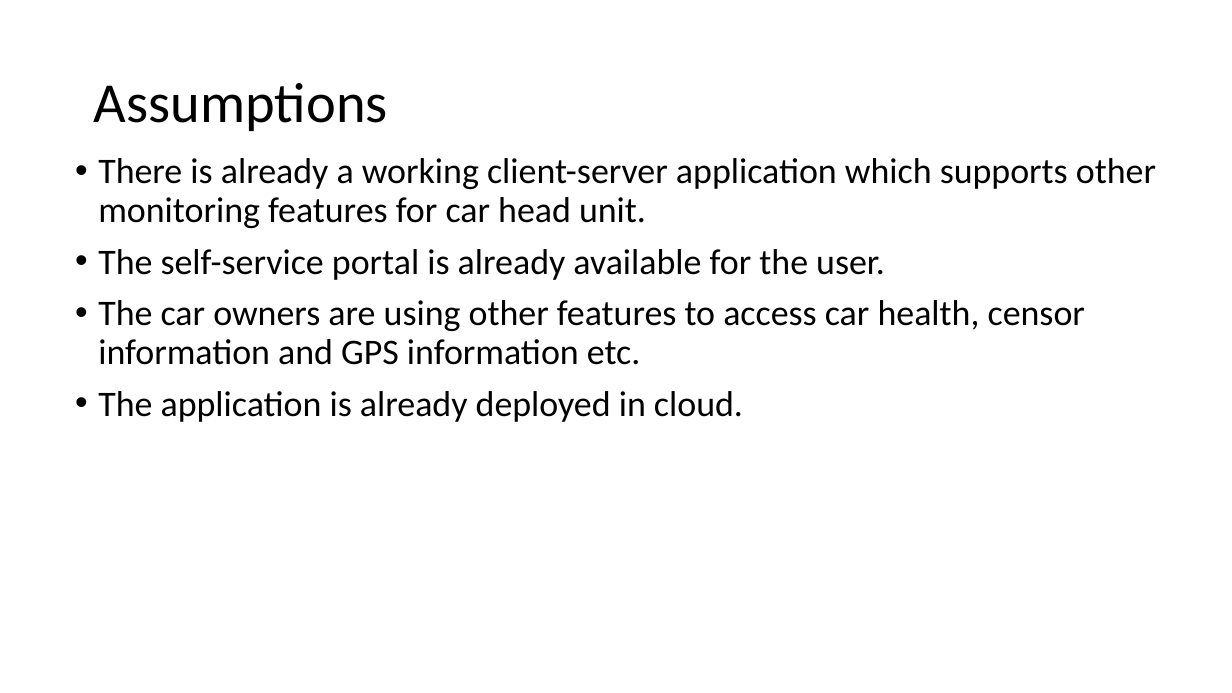
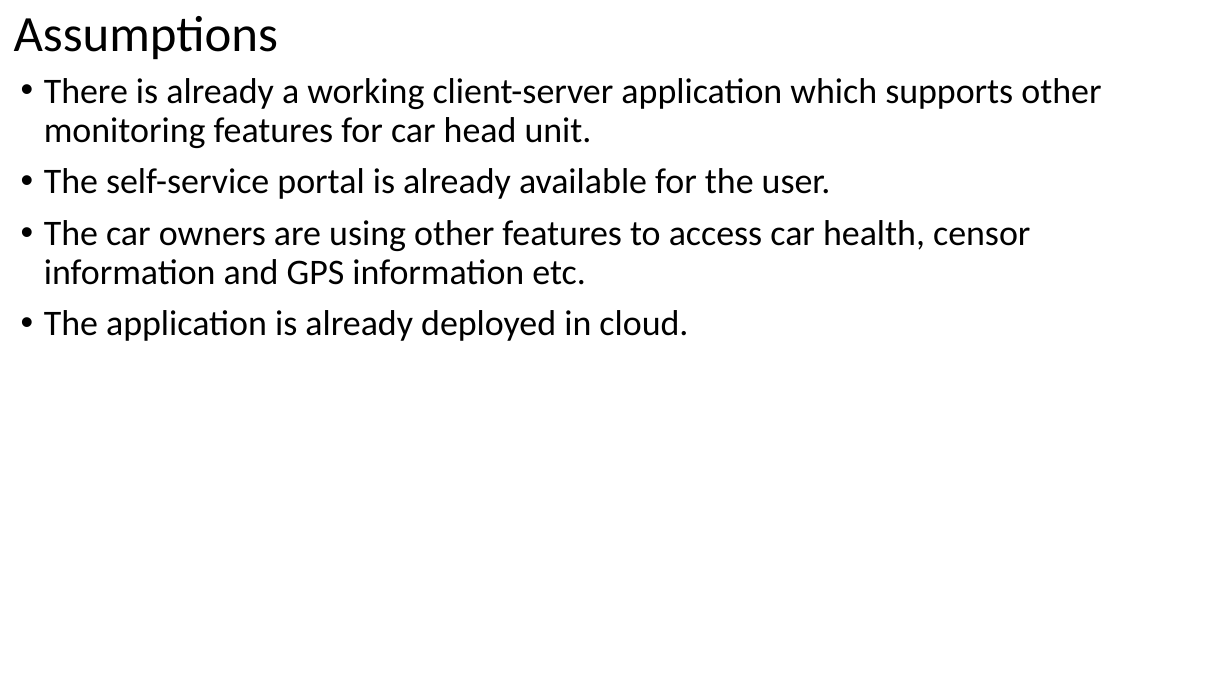
Before and after one commit to debashismohanty/crud, a slide deck: slide 4 of Presentation RMCH Unit.pptx. Drawn at 1232x693 pixels with LibreOffice and Linux fonts; fonts in the diff are those of the drawing. Boxes give left, top, right and bottom in pixels: in the first picture for what was removed or moved away, otherwise in the second. Text is boxed around its words. In the diff, an @@ line names an element or a change of style, - is before the commit and + after.

```diff
--- a/Presentation RMCH Unit.pptx
+++ b/Presentation RMCH Unit.pptx
@@ title "Assumptions" moved from (x1=94, y1=83, x2=388, y2=131) to (x1=14, y1=16, x2=278, y2=60) @@
@@ title "Assumptions" at (x1=14, y1=16, x2=278, y2=60): size 44 to 39.6 pt @@
@@ text "There is already a working ..." moved from (x1=98, y1=158, x2=1156, y2=422) to (x1=44, y1=78, x2=1101, y2=341) @@
```
Also in this commit, not shown: 8 other slides changed, 4 slides added.
